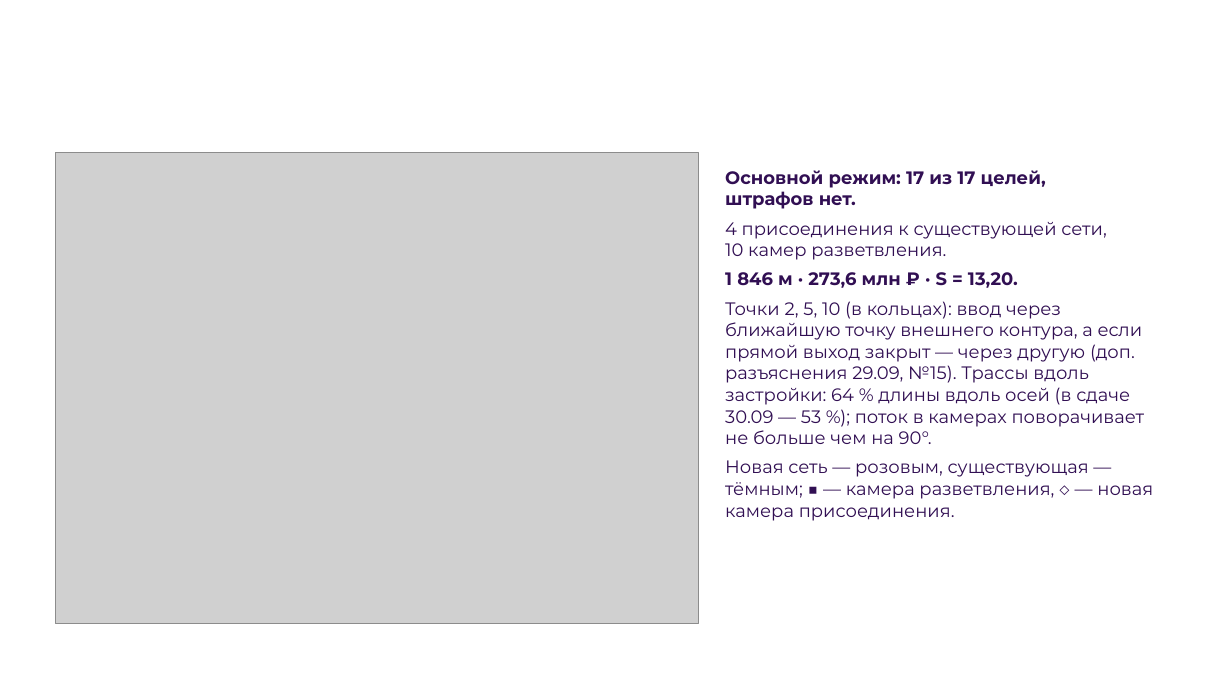
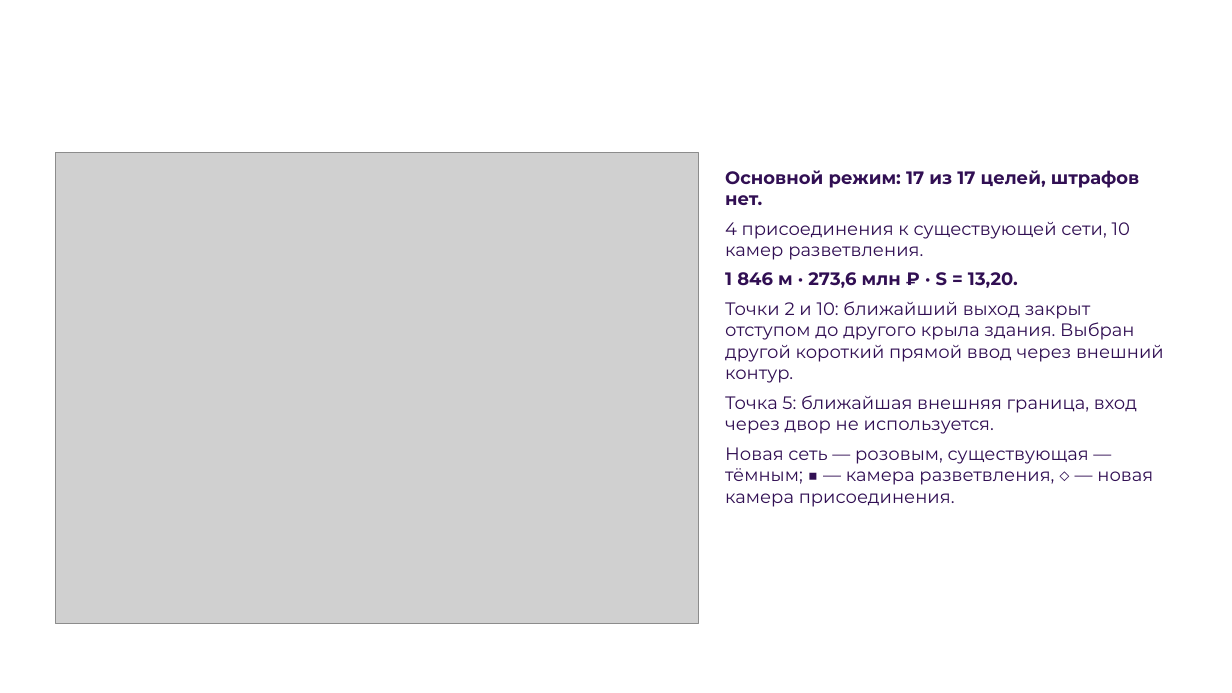
Before and after one commit to Wpresser/LCT-Elades-Heatnet, a slide deck: slide 5 of presentation/dlya_pitcha/Elades_LCT2026_task2_pitch.pptx (slide 3 before the commit). Drawn at 1232x693 pixels with LibreOffice and Linux fonts; fonts in the diff are those of the drawing; grey boxes stand for pictures; background and template pictures are left out. Boxes give left, top, right and bottom in pixels: in the first picture for what was removed or moved away, otherwise in the second. Text is boxed around its words. In the diff, an @@ line names an element or a change of style, - is before the commit and + after.

```diff
--- a/presentation/dlya_pitcha/Elades_LCT2026_task2_pitch.pptx
+++ b/presentation/dlya_pitcha/Elades_LCT2026_task2_pitch.pptx
@@ text at (725,301,1164,434): text changed @@
-Точки 2, 5, 10 (в кольцах): ввод через ближайшую точку внешнего контура, а если прямой выход закрыт — через другую (доп. разъяснения 29.09, №15). Трассы вдоль застройки: 64 % длины вдоль осей (в сдаче 30.09 — 53 %); поток в камерах поворачивает не больше чем на 90°.
+Точки 2 и 10: ближайший выход закрыт отступом до другого крыла здания. Выбран другой короткий прямой ввод через внешний контур.
+Точка 5: ближайшая внешняя граница, вход через двор не используется.
```
Also in this commit, not shown: 4 other slides changed, 29 other files.
